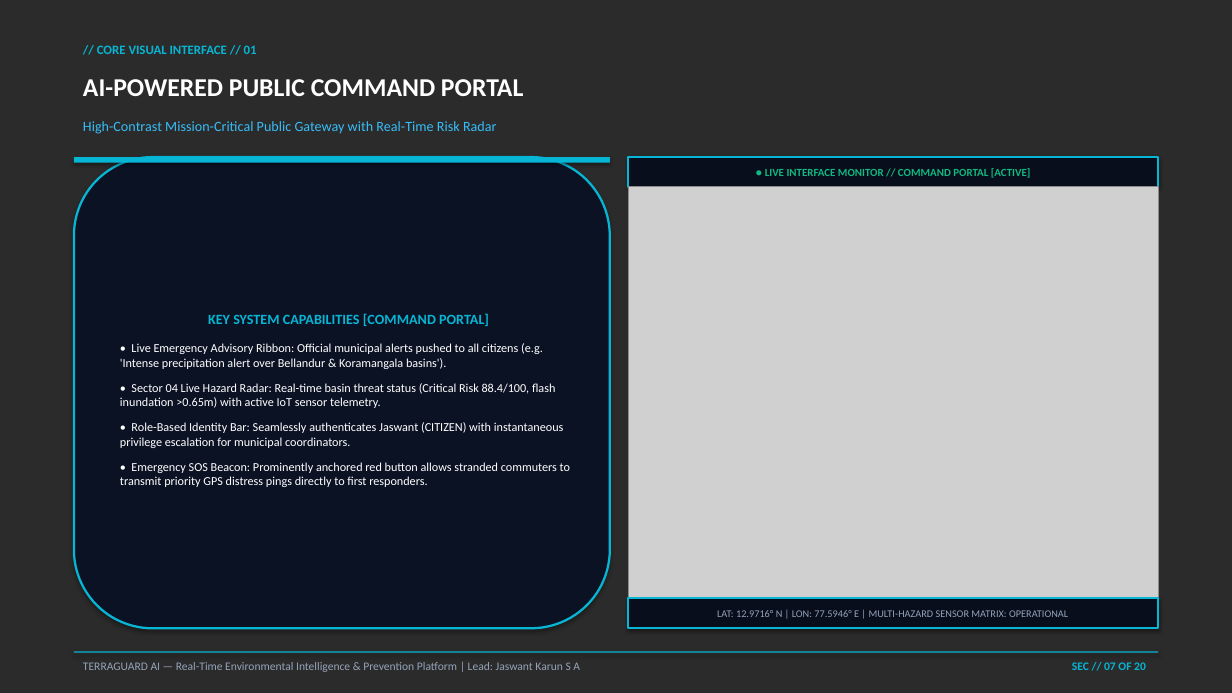
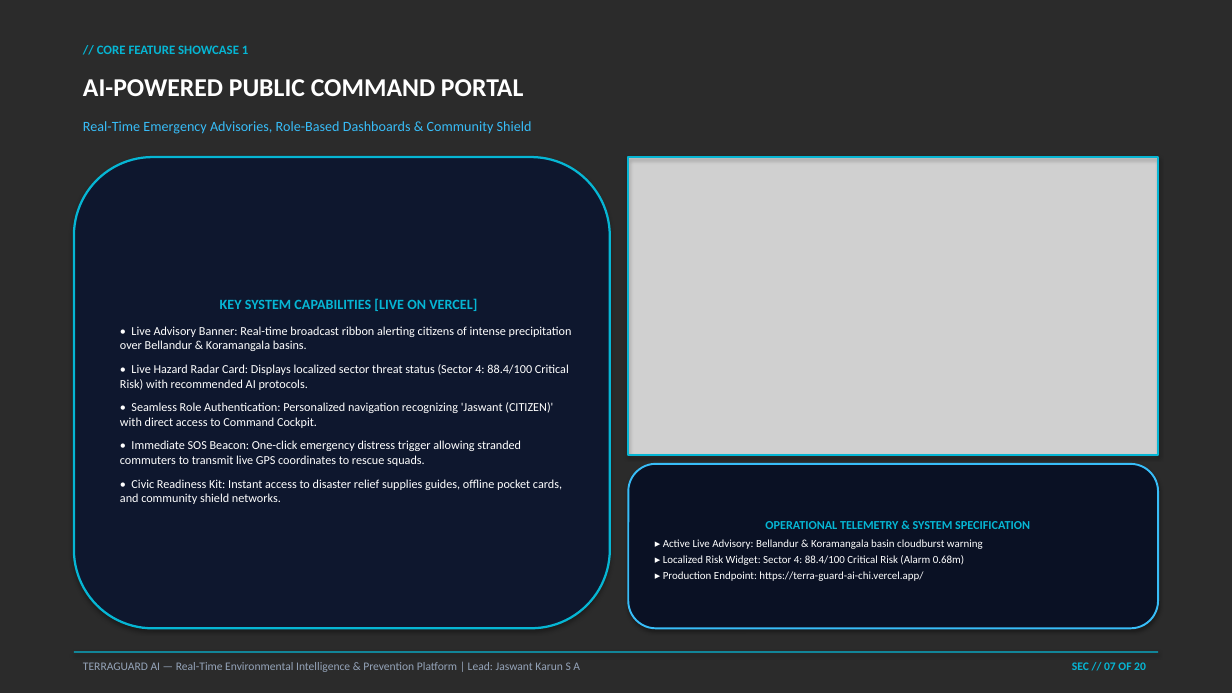
Before and after one commit to Jaswant-Karun/TerraGuard-AI, a slide deck: slide 7 of INFINEX_2K26_TerraGuard_AI_Presentation.pptx. Drawn at 1232x693 pixels with LibreOffice and Linux fonts; fonts in the diff are those of the drawing; grey boxes stand for pictures; background and template pictures are left out; a plain dark background stands for a picture behind light text. Boxes give left, top, right and bottom in pixels: in the first picture for what was removed or moved away, otherwise in the second. Text is boxed around its words. In the diff, an @@ line names an element or a change of style, - is before the commit and + after.

```diff
--- a/INFINEX_2K26_TerraGuard_AI_Presentation.pptx
+++ b/INFINEX_2K26_TerraGuard_AI_Presentation.pptx
@@ text at (97,45,248,54): text changed @@
-// CORE VISUAL INTERFACE // 01
+// CORE FEATURE SHOWCASE 1
@@ text at (83,121,532,134): text changed @@
-High-Contrast Mission-Critical Public Gateway with Real-Time Risk Radar
+Real-Time Emergency Advisories, Role-Based Dashboards & Community Shield
@@ rounded rectangle "KEY SYSTEM CAPABILITIES [LIVE ON ..." at (74,157,610,628): fill #0B1224 to #0E172E @@
@@ rectangle removed at (74,157,610,163) @@
@@ picture: place and size @@
-picture at (628,187,1158,598)
+picture at (628,157,1158,454)
@@ rectangle removed at (628,157,1158,187) @@
-● LIVE INTERFACE MONITOR // COMMAND PORTAL [ACTIVE]
@@ rectangle added at (628,157,1158,455), outline #06B6D4 1.5 pt @@
@@ text in rounded rectangle at (120,298,572,504): text changed @@
-KEY SYSTEM CAPABILITIES [COMMAND PORTAL]
-• Live Emergency Advisory Ribbon: Official municipal alerts pushed to all citizens (e.g. 'Intense precipitation alert over Bellandur & Koramangala basins').
-• Sector 04 Live Hazard Radar: Real-time basin threat status (Critical Risk 88.4/100, flash inundation >0.65m) with active IoT sensor telemetry.
-• Role-Based Identity Bar: Seamlessly authenticates Jaswant (CITIZEN) with instantaneous privilege escalation for municipal coordinators.
-• Emergency SOS Beacon: Prominently anchored red button allows stranded commuters to transmit priority GPS distress pings directly to first responders.
+KEY SYSTEM CAPABILITIES [LIVE ON VERCEL]
+• Live Advisory Banner: Real-time broadcast ribbon alerting citizens of intense precipitation over Bellandur & Koramangala basins.
+• Live Hazard Radar Card: Displays localized sector threat status (Sector 4: 88.4/100 Critical Risk) with recommended AI protocols.
+• Seamless Role Authentication: Personalized navigation recognizing 'Jaswant (CITIZEN)' with direct access to Command Cockpit.
+• Immediate SOS Beacon: One-click emergency distress trigger allowing stranded commuters to transmit live GPS coordinates to rescue squads.
+• Civic Readiness Kit: Instant access to disaster relief supplies guides, offline pocket cards, and community shield networks.
@@ rounded rectangle added at (628,464,1158,628), fill #0A1124, outline #38BDF8 1.5 pt, 8.5 pt, text #FFFFFF @@
+OPERATIONAL TELEMETRY & SYSTEM SPECIFICATION
+▸ Active Live Advisory: Bellandur & Koramangala basin cloudburst warning
+▸ Localized Risk Widget: Sector 4: 88.4/100 Critical Risk (Alarm 0.68m)
+▸ Production Endpoint: https://terra-guard-ai-chi.vercel.app/
@@ rectangle removed at (628,598,1158,628) @@
-LAT: 12.9716° N | LON: 77.5946° E | MULTI-HAZARD SENSOR MATRIX: OPERATIONAL
```
Also in this commit, not shown: 10 other slides changed, 9 slides added, 9 slides removed, 2 other files.
